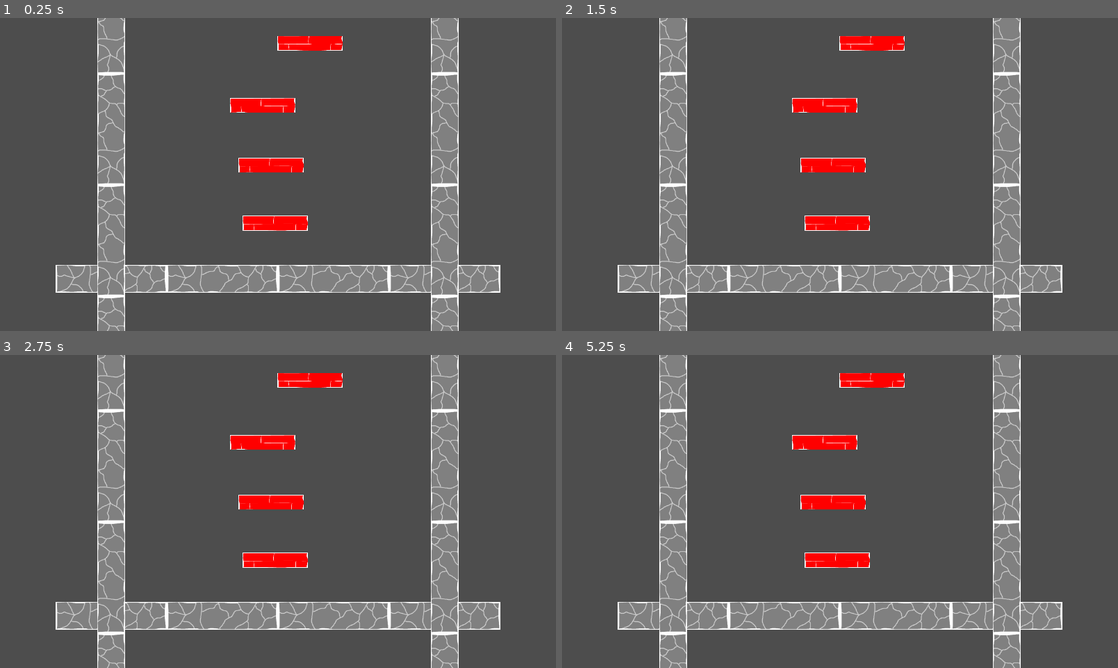
Above: before the commit, frames 1-4 (two rows, left to right).
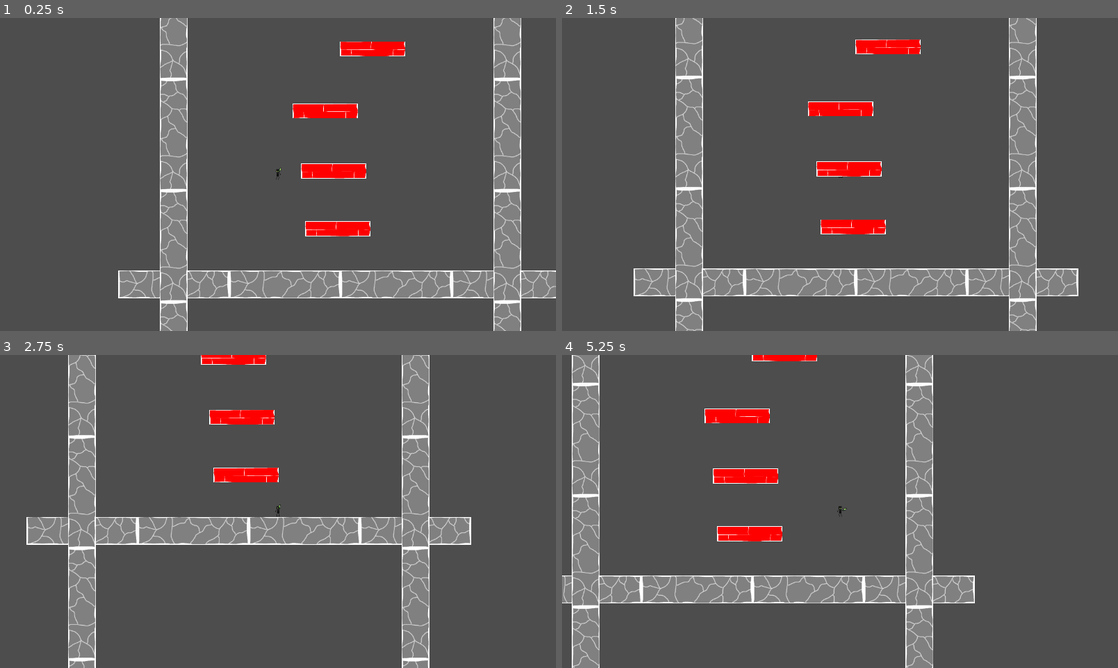
Above: after the commit, the same moments.

Repository: Phosphen/slide
Game: Godot game, scene res://LevelGen/main.tscn
Two runs of this game, one before a commit and one after it. Both use one fixed random seed, a clock stepped at 60 frames per second and the inputs below. This scene is started directly instead of the project's main scene.
Inputs (mouse positions are in pixels of both pictures, inside the frame that each line leads up to):
- Up to frame 1 (0.25 s): no input
- Up to frame 2 (1.5 s): tap Enter (ui_accept) at 0.5 s; move the mouse to (962, 158) at 0.52 s; hold Right (move_right) from 0.53 s (still down); tap Up (jump) at 0.77 s; move the mouse to (728, 190) at 1.27 s
- Up to frame 3 (2.75 s): tap Up (jump) at 1.52 s; move the mouse to (333, 442) at 2.02 s; release Right (move_right) at 2.03 s; hold Left (move_left) from 2.03 s (still down)
- Up to frame 4 (5.25 s): move the mouse to (812, 574) at 2.77 s; release Left (move_left) at 2.78 s; hold Right (move_right) 2.78-4.28 s; tap Up (jump) at 3.02, 3.77, 4.52 s; move the mouse to (1006, 558) at 3.52 s; move the mouse to (673, 464) at 4.27 s; hold Left (move_left) 4.28-5.03 s; move the mouse to (867, 511) at 5.02 s; hold Right (move_right) from 5.03 s (still down)

The runs differ from the first frame. In frame 1, 28% of the frame differs, in the area x 10-100%, y 0-100%; in frame 2, 18%; in frame 3, 33%; in frame 4, 34%, in the area x 0-90%, y 0-100%.

Commit message:
add player and following camera to level gen scene

Diff:
--- a/LevelGen/main.tscn
+++ b/LevelGen/main.tscn
@@ -1,10 +1,20 @@
-[gd_scene load_steps=4 format=3 uid="uid://buymrux01rude"]
+[gd_scene load_steps=5 format=3 uid="uid://buymrux01rude"]
 
 [ext_resource type="Script" path="res://LevelGen/Main.gd" id="1_5o2wn"]
 [ext_resource type="PackedScene" uid="uid://bw16x5t43kkhp" path="res://LevelGen/brick_scene.tscn" id="2_0q4u1"]
 [ext_resource type="PackedScene" uid="uid://dgloopipmufx" path="res://LevelGen/wall_scene.tscn" id="3_mbfvh"]
+[ext_resource type="PackedScene" uid="uid://dvjodc5t5wxm1" path="res://Player/player.tscn" id="4_rsqvq"]
 
 [node name="Main" type="Node"]
 script = ExtResource("1_5o2wn")
 platform_scene = ExtResource("2_0q4u1")
 wall_scene = ExtResource("3_mbfvh")
+
+[node name="Player" parent="." instance=ExtResource("4_rsqvq")]
+position = Vector2(496, 321)
+
+[node name="RemoteTransform2D" type="RemoteTransform2D" parent="Player"]
+remote_path = NodePath("../../Camera2D")
+
+[node name="Camera2D" type="Camera2D" parent="."]
+position = Vector2(496, 321)
